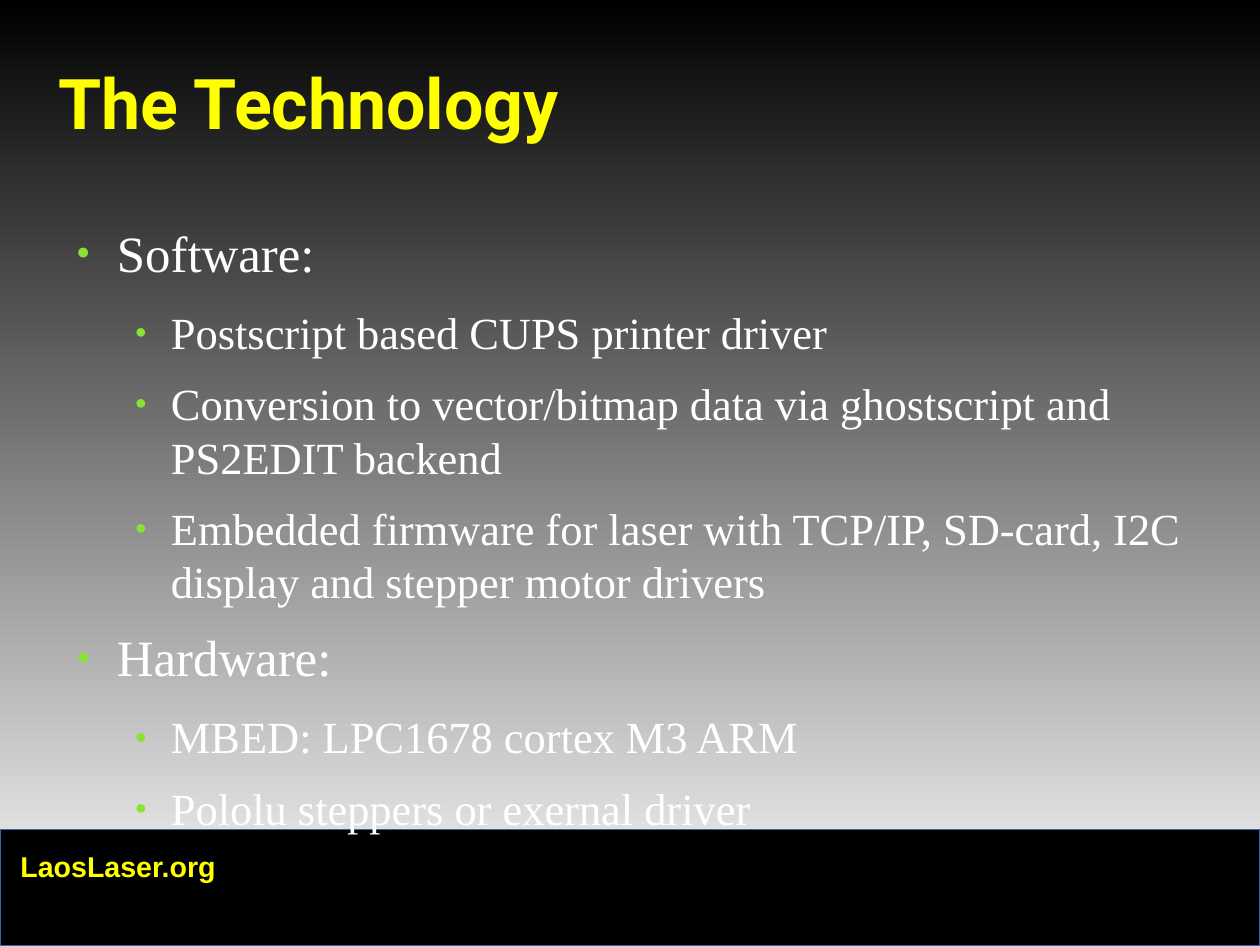
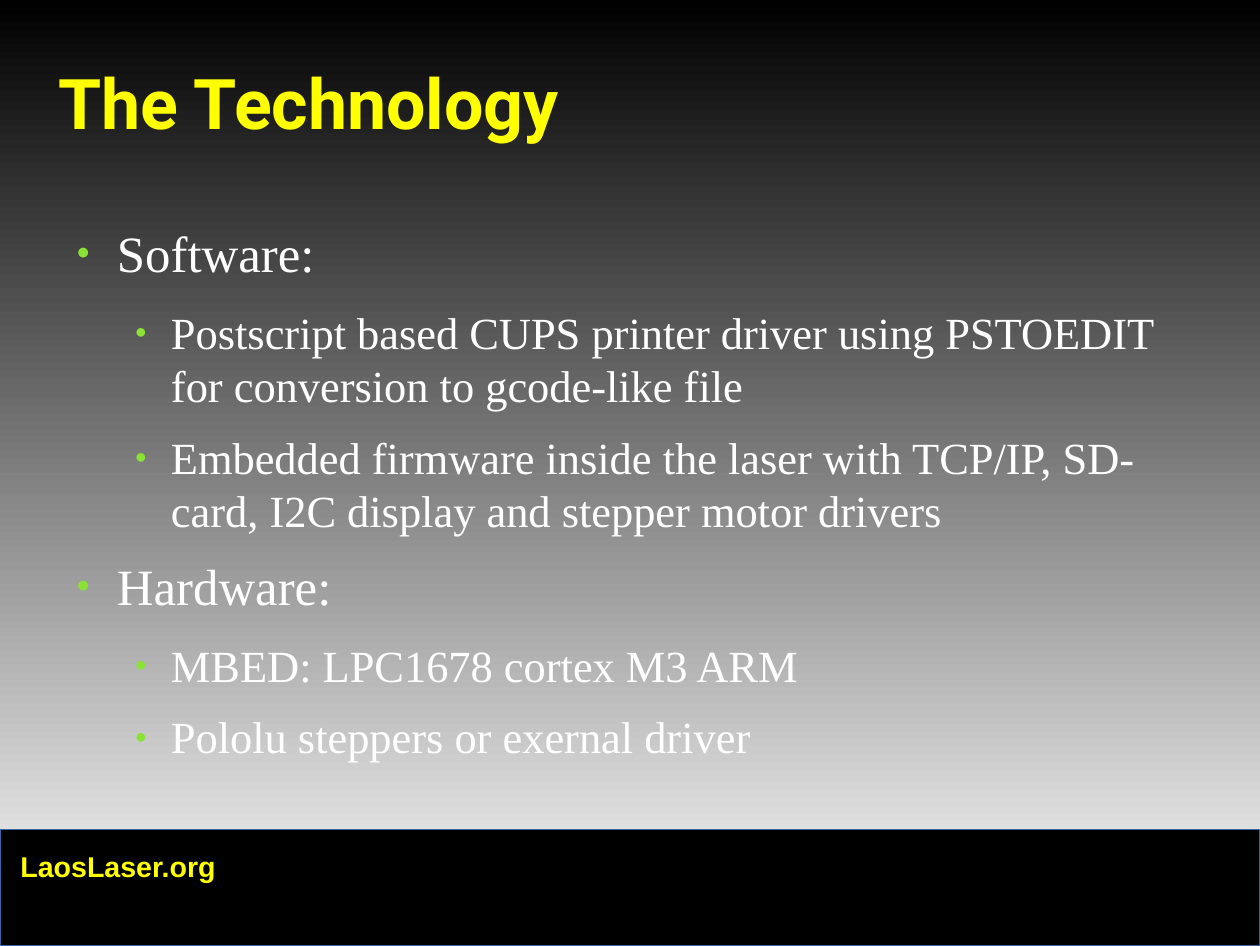
Before and after one commit to LaosLaser/Documentation, a slide deck: slide 5 of ccc-presentation.odp (slide 6 before the commit). Drawn at 1260x946 pixels with LibreOffice and Linux fonts; fonts in the diff are those of the drawing; background and template pictures are left out. Boxes give left, top, right and bottom in pixels: in the first picture for what was removed or moved away, otherwise in the second. Text is boxed around its words. In the diff, an @@ line names an element or a change of style, - is before the commit and + after.

```diff
--- a/ccc-presentation.odp
+++ b/ccc-presentation.odp
@@ text at (171,318,1154,536): text changed @@
-  ● Postscript based CUPS printer driver
-  ● Conversion to vector/bitmap data via ghostscript and PS2EDIT backend
-  ● Embedded firmware for laser with TCP/IP, SD-card, I2C display and stepper motor drivers
+  ● Postscript based CUPS printer driver using PSTOEDIT for conversion to gcode-like file
+  ● Embedded firmware inside the laser with TCP/IP, SD-card, I2C display and stepper motor drivers
```
Also in this commit, not shown: 6 other slides changed, 4 slides added, 3 slides removed.
